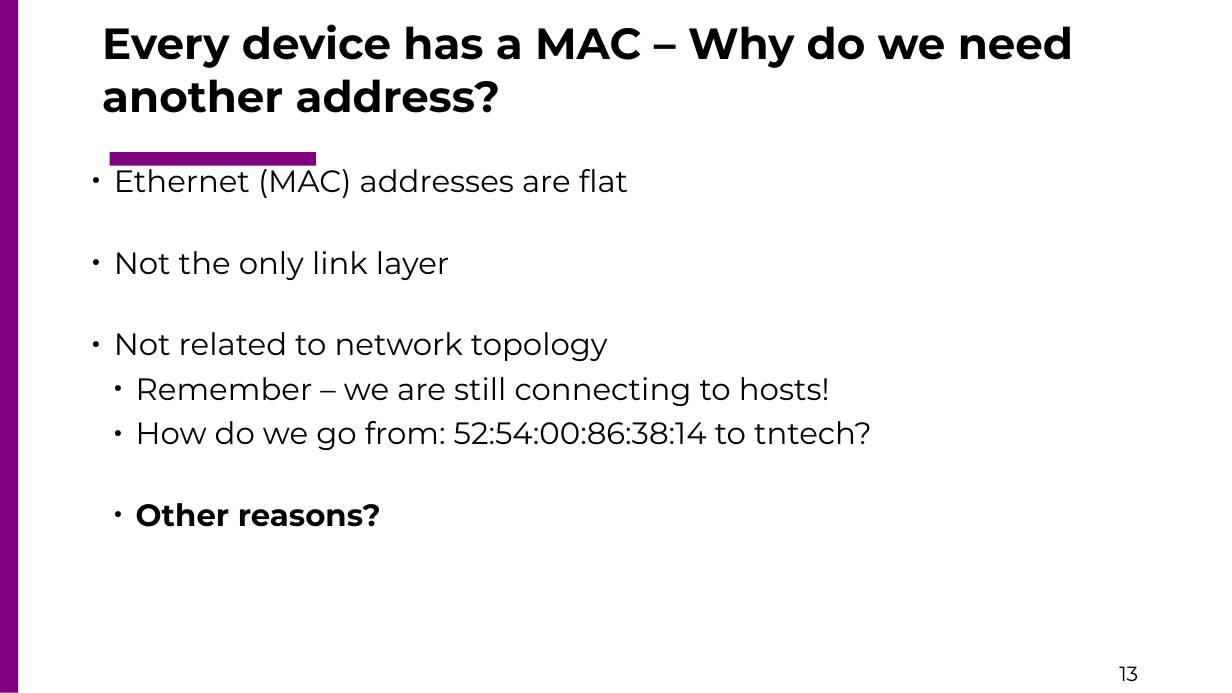
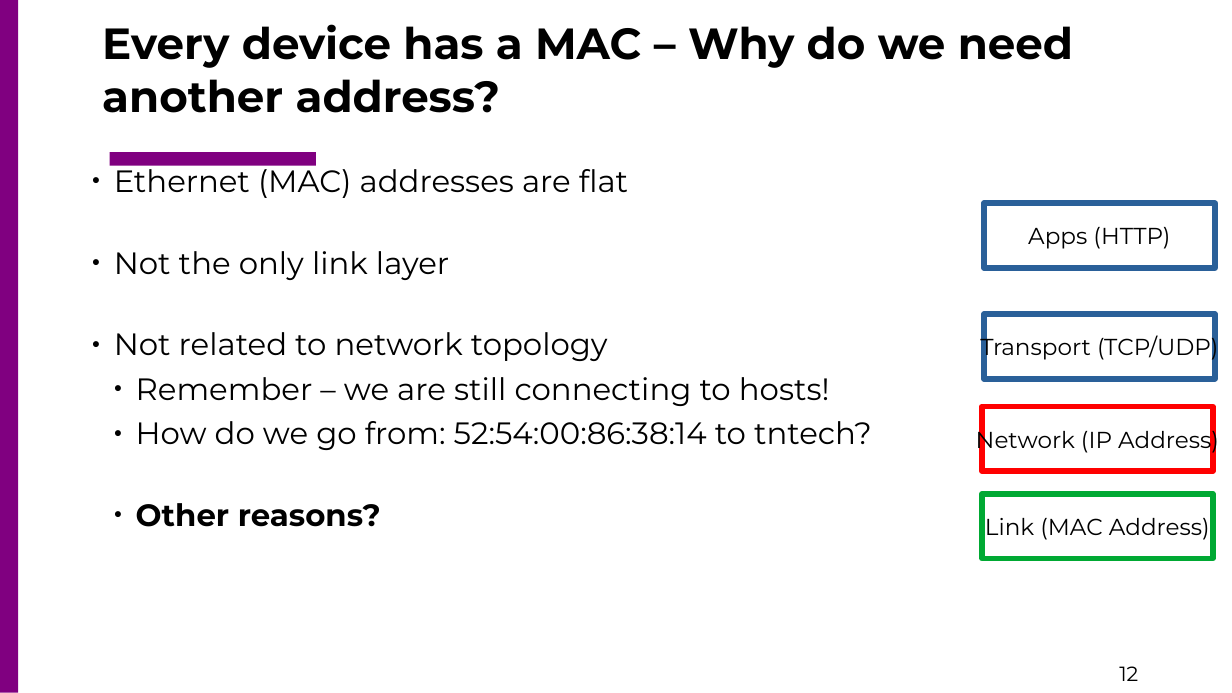
Before and after one commit to csc4200/csc4200.github.io, a slide deck: slide 12 of docs/lectures_source/class_slides-10.odp (slide 13 before the commit). Drawn at 1232x693 pixels with LibreOffice and Linux fonts; fonts in the diff are those of the drawing. Boxes give left, top, right and bottom in pixels: in the first picture for what was removed or moved away, otherwise in the second. Text is boxed around its words. In the diff, an @@ line names an element or a change of style, - is before the commit and + after.

```diff
--- a/docs/lectures_source/class_slides-10.odp
+++ b/docs/lectures_source/class_slides-10.odp
@@ rectangle added at (984,203,1215,268), outline #2A6099 4.31 pt, 18 pt, text #000000 @@
+Apps (HTTP)
@@ rectangle added at (984,314,1215,379), outline #2A6099 4.31 pt, 18 pt, text #000000 @@
+Transport (TCP/UDP)
@@ rectangle added at (982,407,1214,471), outline #FF0000 4.31 pt, 18 pt, text #000000 @@
+Network (IP Address)
@@ rectangle added at (982,494,1214,558), outline #00A933 4.31 pt, 18 pt, text #000000 @@
+Link (MAC Address)
@@ page number at (1119,666,1138,681): text changed @@
-13
+12
```
Also in this commit, not shown: 1 other slide changed, 1 slide added, 2 slides removed, 11 other files.
